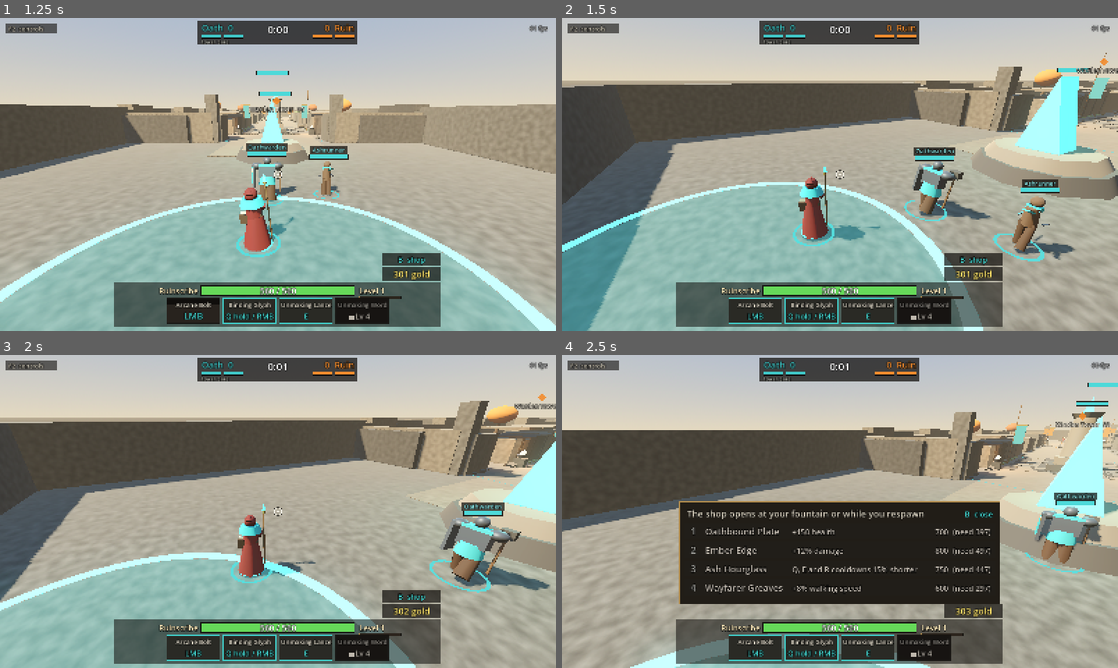
Above: before the commit, frames 1-4 (two rows, left to right).
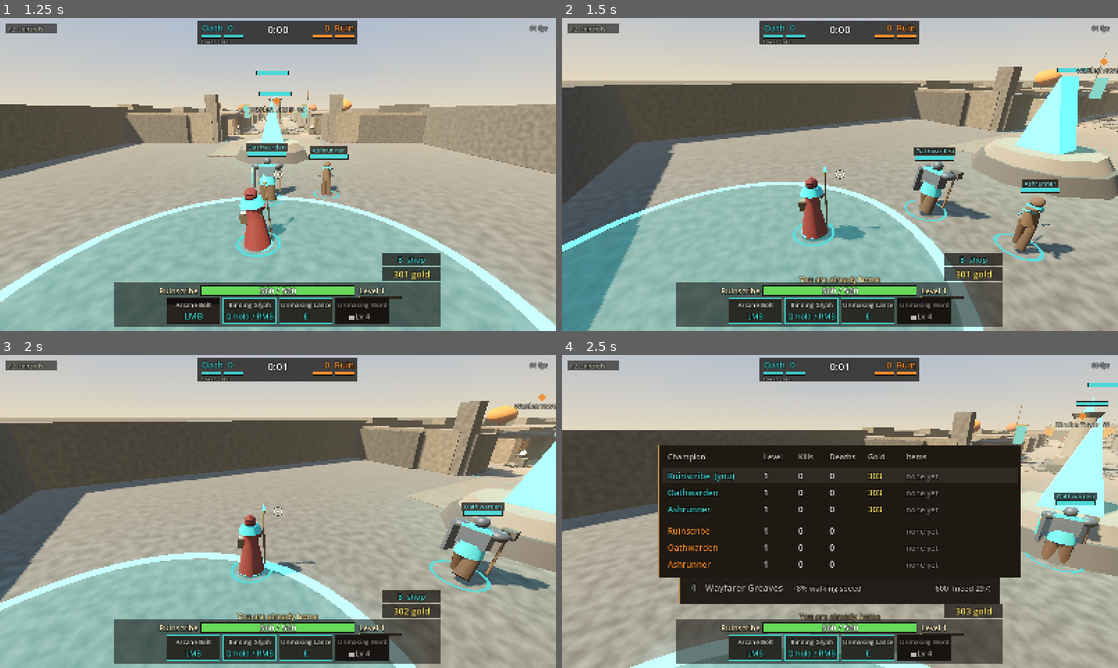
Above: after the commit, the same moments.

Repository: OminaMalum/Oath-and-Ruin
Game: Godot game, scene res://scenes/main.tscn
Same seed, same stepped clock (60 frames per second), same inputs: the game is played once before the commit and once after it.
Inputs (mouse positions are in pixels of both pictures, inside the frame that each line leads up to):
- Up to frame 1 (1.25 s): tap Enter at 0.5 s; move the mouse to (400, 158) at 0.52 s; press the mouse at (400, 158) at 0.53 s; hold D (move_right) from 0.53 s (still down); tap B (shop) at 0.77, 1.07 s; tap T (recall, bound only after the commit) at 0.8 s
- Up to frame 2 (1.5 s): move the mouse to (812, 174) at 1.27 s; release D (move_right) at 1.28 s; release the mouse at (812, 174) at 1.28 s; hold W (move_forward) from 1.28 s (still down); tap T (recall, bound only after the commit) at 1.35 s
- Up to frame 3 (2 s): keep holding W (move_forward); tap B (shop) at 1.52, 1.82 s; tap Tab (scoreboard, bound only after the commit) at 1.55 s
- Up to frame 4 (2.5 s): keep holding W (move_forward); move the mouse to (851, 505) at 2.02 s; hold Tab (scoreboard, bound only after the commit) from 2.03 s (still down); tap B (shop) at 2.3 s

Frame 1 is identical in both runs. In frame 2, 0.2% of the frame differs, in the area x 42-58%, y 82-86%; in frame 3, 0.3%; in frame 4, 16%, in the area x 17-83%, y 28-86%.

Commit message:
Recall (T), Tab scoreboard, bots shop while dead
Recall is a UnitCommand button: stand still 4 s (data/economy.tres) to
return to the fountain; moving, casting, a hit or a stun cancels it with a
reason on screen. Bots recall when retreating or when their next item is
affordable, only when safe. Recall timer in snapshots (protocol version 3).
Hold Tab for a scoreboard with level, kills, deaths, items and own team gold.
Bots buy while dead, as players can.

Co-Authored-By: Claude Opus 5.5 <noreply@anthropic.com>
Claude-Session: https://claude.ai/code/session_01K9SmUkA29QzEXmf1q4eRcR

Diff:
--- a/data/items/ash_hourglass.tres
+++ b/data/items/ash_hourglass.tres
@@ -6,6 +6,7 @@
 script = ExtResource("1_item")
 id = &"ash_hourglass"
 display_name = "Ash Hourglass"
+short_name = "Hourglass"
 description = "Q, E and R cooldowns 15% shorter"
 cost = 750
 cooldown = 0.15
--- a/data/items/ember_edge.tres
+++ b/data/items/ember_edge.tres
@@ -6,6 +6,7 @@
 script = ExtResource("1_item")
 id = &"ember_edge"
 display_name = "Ember Edge"
+short_name = "Edge"
 description = "+12% damage"
 cost = 800
 damage = 0.12
--- a/data/items/oathbound_plate.tres
+++ b/data/items/oathbound_plate.tres
@@ -6,6 +6,7 @@
 script = ExtResource("1_item")
 id = &"oathbound_plate"
 display_name = "Oathbound Plate"
+short_name = "Plate"
 description = "+150 health"
 cost = 700
 health = 150.0
--- a/data/items/wayfarer_greaves.tres
+++ b/data/items/wayfarer_greaves.tres
@@ -6,6 +6,7 @@
 script = ExtResource("1_item")
 id = &"wayfarer_greaves"
 display_name = "Wayfarer Greaves"
+short_name = "Greaves"
 description = "+8% walking speed"
 cost = 600
 move_speed = 0.08
--- a/scripts/control/champion_bot.gd
+++ b/scripts/control/champion_bot.gd
@@ -82,11 +82,16 @@
 
 
 func get_command(unit: Unit) -> UnitCommand:
+	if not unit.alive:
+		# Dead: only shopping, as a player may; no bot state moves.
+		var buy := UnitCommand.new()
+		buy.buy_item = _next_buy(unit)
+		return buy
 	var c := _decide(unit)
 	# The move was decided relative to the wanted facing; keep it in world
 	# terms while the facing is rate limited, so the walk direction holds.
 	var world_move := move_to_world(c.move, c.aim_yaw)
-	if sep_enabled:
+	if sep_enabled and unit.recall_timer <= 0.0 and not c.pressed(UnitCommand.BTN_RECALL):
 		world_move = (world_move + _separation(unit)).limit_length(1.0)
 	# Turn rate limit: the facing moves toward the wanted yaw, never snaps.
 	if _has_yaw:
@@ -126,6 +131,13 @@
 		state = State.RETREAT  # inside a friendly ward it holds a little longer
 	if _route_idx > 0 and flat_distance(pos, fountain) < 4.0:
 		_route_idx = 0  # respawned at home: the old route no longer applies
+	if _wants_recall(unit, hp):
+		# Stand still and recall (the same T press a player makes); walking
+		# on would cancel it, so the bot only does this when nobody is near.
+		c.move = Vector2.ZERO
+		if unit.recall_timer <= 0.0:
+			c.buttons |= UnitCommand.BTN_RECALL
+		return c
 	if state == State.RETREAT and _route_idx > 0:
 		var back := _route_goal(unit, true)  # leave the ruins the way it came in
 		c.aim_yaw = yaw_towards(pos, back)
@@ -532,3 +544,32 @@
 			continue
 		return i + 1 if unit.buy_problem(i + 1).is_empty() else 0
 	return 0
+
+
+## Recall when heading home hurt, or when the next item is affordable and
+## health is down, but only far from home, with no enemy champion within
+## RECALL_SAFE and no hit taken for a moment.
+const RECALL_SAFE := 14.0
+const RECALL_MIN_DISTANCE := 20.0
+func _wants_recall(unit: Unit, hp: float) -> bool:
+	if not unit.shop_point.is_finite() or unit.is_casting():
+		return false
+	if flat_distance(unit.global_position, match_info.fountain(unit.team)) < RECALL_MIN_DISTANCE:
+		return false
+	if _enemy_champion_within(unit, RECALL_SAFE) or authority.time - unit.last_attacked_at < 2.0:
+		return false
+	if state == State.RETREAT:
+		return true
+	return hp < 0.6 and _next_item_cost(unit) <= unit.gold and state == State.PUSH
+
+
+func _next_item_cost(unit: Unit) -> float:
+	for id in unit.def.item_build:
+		for it: ItemDef in Unit.ECONOMY.items:
+			if it.id == id and not unit.items.has(it):
+				return it.cost if unit.items.size() < Unit.ECONOMY.slots else INF
+	return INF
+
+
+func commands_while_dead() -> bool:
+	return true
--- a/scripts/control/human_controller.gd
+++ b/scripts/control/human_controller.gd
@@ -4,6 +4,7 @@
 ## Q: for a ground-target ability, hold to preview where it lands and release
 ## to cast; for any other ability (dash, ward) Q casts on press.
 ## Right mouse: cast the ability immediately (no preview).
+## T: recall to the fountain (stand still; moving or casting cancels it).
 ## B: open or close the shop panel; while it is open, 1 to 4 buy an item.
 
 var rig: CameraRig
@@ -36,6 +37,8 @@
 	elif preview_slot == 1:
 		preview_slot = -1
 		c.buttons |= UnitCommand.BTN_ABILITY_1  # released: cast where the preview was
+	if Input.is_action_just_pressed("recall"):
+		c.buttons |= UnitCommand.BTN_RECALL
 	if Input.is_action_just_pressed("shop"):
 		shop_open = not shop_open
 	if shop_open:
--- a/scripts/control/input_setup.gd
+++ b/scripts/control/input_setup.gd
@@ -12,6 +12,8 @@
 	"upgrade_1": [KEY_1],
 	"upgrade_2": [KEY_2],
 	"shop": [KEY_B],
+	"recall": [KEY_T],
+	"scoreboard": [KEY_TAB],
 	"buy_1": [KEY_1],
 	"buy_2": [KEY_2],
 	"buy_3": [KEY_3],
--- a/scripts/data/economy_def.gd
+++ b/scripts/data/economy_def.gd
@@ -24,5 +24,8 @@
 ## Buy within this distance of the own fountain, or while dead.
 @export var shop_radius: float = 6.0
 @export var slots: int = 4
+## Recall (T): stand still this long to return to the fountain. Moving, any
+## cast, a hit or a stun cancels it.
+@export var recall_time: float = 4.0
 ## Index in this list is the item's number on the shop panel and on the wire.
 @export var items: Array[ItemDef] = []
--- a/scripts/data/item_def.gd
+++ b/scripts/data/item_def.gd
@@ -5,6 +5,8 @@
 
 @export var id: StringName
 @export var display_name: String = ""
+## One word for tight spots (the scoreboard).
+@export var short_name: String = ""
 ## One plain line for the shop panel.
 @export var description: String = ""
 @export var cost: int = 600
--- a/scripts/main.gd
+++ b/scripts/main.gd
@@ -16,6 +16,7 @@
 ##   --champion=ID                      ruinscribe | oathwarden | ashrunner (match and court)
 ##   --shot=PATH [--shot-frames=N]      save a screenshot and quit
 ##   --shop                             open the shop panel (screenshots)
+##   --scoreboard                       show the scoreboard (screenshots)
 ##   --warp=S                           run without drawing until S seconds (needs --fixed-fps 60)
 ##   --follow=N                         spectate: follow champion N (0-2 Oath, 3-5 Ruin)
 ##   --camaudit                         spectate: measure camera obstruction and pops, print CAMAUDIT at the end
@@ -113,6 +114,7 @@
 		rig.follow_unit_yaw = true
 	rig.audit = args.has("camaudit")
 	HumanController.shop_open = args.has("shop")
+	MatchHud.force_scoreboard = args.has("scoreboard")
 	var layer := CanvasLayer.new()
 	add_child(layer)
 	var mh := MatchHud.new()
@@ -237,6 +239,7 @@
 	# Respawn moves the champion across the map: cut to it instead of the
 	# camera flying 90 m over the walls (seen in the camera audit).
 	local_unit.respawned.connect(func() -> void: rig.snap_to_target())
+	local_unit.recalled.connect(func() -> void: rig.snap_to_target())
 	rig.snap_to_target()
 	rig.follow_unit_yaw = autoplay or args.has("netbot")
 	world_view = WorldView.new()
--- a/scripts/match/match_controller.gd
+++ b/scripts/match/match_controller.gd
@@ -123,7 +123,7 @@
 			champions.append(u)
 			if not (team == 0 and slot == 0 and human_slot):
 				u.controller = ChampionBot.new(authority, info, bot_seed * 100 + team * 10 + slot)
-			stats.champions[u.name] = {"team": team, "champion": String(roster[slot].id), "kills": 0, "deaths": 0, "damage_to_champions": 0.0, "damage_to_structures": 0.0, "minion_kills": 0, "level": 1, "upgrade": "", "upgrade_at": -1.0, "gold_earned": 0.0, "items": []}
+			stats.champions[u.name] = {"team": team, "champion": String(roster[slot].id), "kills": 0, "deaths": 0, "damage_to_champions": 0.0, "damage_to_structures": 0.0, "minion_kills": 0, "level": 1, "upgrade": "", "upgrade_at": -1.0, "gold_earned": 0.0, "items": [], "recalls": 0}
 			u.upgraded.connect(func(_slot: int, a: AbilityDef) -> void:
 				stats.champions[u.name].upgrade = String(a.id)
 				stats.champions[u.name].upgrade_at = snappedf(authority.time, 0.1)
@@ -131,6 +131,7 @@
 			u.leveled.connect(func(lv: int) -> void: stats.champions[u.name].level = lv)
 			u.shop_point = info.fountain(team)
 			u.gold = ECONOMY.start_gold
+			u.recalled.connect(func() -> void: stats.champions[u.name].recalls += 1)
 			u.item_bought.connect(func(it: ItemDef) -> void:
 				stats.champions[u.name].items.append({"item": String(it.id), "t": snappedf(authority.time, 0.1)}))
 
--- a/scripts/net/snapshot_codec.gd
+++ b/scripts/net/snapshot_codec.gd
@@ -14,14 +14,14 @@
 ##           u16 health, then each block present in `blocks`, in bit order.
 ## Decoding gives the same per-unit Array the client used before (see FIELDS).
 
-const VERSION := 2
+const VERSION := 3
 ## Packet budget: ENet's default MTU in Godot 4.7.2 (thirdparty/enet/enet.h,
 ## ENET_HOST_DEFAULT_MTU). Godot warns above it for unreliable sends.
 const MTU := 1392
 
 ## Indices of the decoded per-unit Array.
 enum { POS, YAW, HEALTH, ALIVE, PHASE, SLOT, CAST_TIMER, CAST_TARGET, COOLDOWNS, SLOW, SLOW_TIMER,
-	RESPAWN, STUN, DASH_TIMER, DASH_VEL, LEVEL, UPGRADE, MAX_HEALTH, GOLD, ITEMS, FIELD_COUNT }
+	RESPAWN, STUN, DASH_TIMER, DASH_VEL, LEVEL, UPGRADE, MAX_HEALTH, GOLD, ITEMS, RECALL, FIELD_COUNT }
 
 const F_ALIVE := 1
 ## Bits 1-2: cast phase. Bits 3-4: upgrade option picked for slot 1 (0 none).
@@ -33,6 +33,7 @@
 const B_STUN := 16       # u16 timer
 const B_DASH := 32       # u16 timer, s16 x2 velocity cm/s
 const B_PROGRESS := 64   # u8 level, u16 max health, u16 gold, u8 item bits
+const B_RECALL := 128    # u16 timer
 
 ## Timers are u16 in 1/600 s, rounded up: ten steps per 60 Hz tick, so a
 ## timer ends on the same tick on both sides, and up to 109 s.
@@ -95,6 +96,8 @@
 			blocks |= B_DASH
 		if champion or not is_equal_approx(u.max_health, u.def.max_health):
 			blocks |= B_PROGRESS
+		if u.recall_timer > 0.0:
+			blocks |= B_RECALL
 		b.put_u8(flags)
 		b.put_u8(blocks)
 		_put_vec(b, u.global_position)
@@ -125,6 +128,8 @@
 			b.put_u16(_u16(u.max_health))
 			b.put_u16(clampi(floori(u.gold), 0, 65535))
 			b.put_u8(u.item_mask() & 255)
+		if blocks & B_RECALL:
+			b.put_u16(_timer(u.recall_timer))
 	return b.data_array
 
 
@@ -176,6 +181,7 @@
 		s[MAX_HEALTH] = -1.0
 		s[GOLD] = -1.0
 		s[ITEMS] = -1
+		s[RECALL] = 0.0
 		if b.get_available_bytes() < _blocks_size(blocks):
 			return {}
 		if blocks & B_CAST:
@@ -206,6 +212,8 @@
 			s[MAX_HEALTH] = float(b.get_u16())
 			s[GOLD] = float(b.get_u16())
 			s[ITEMS] = b.get_u8()
+		if blocks & B_RECALL:
+			s[RECALL] = b.get_u16() / TIMER_SCALE
 		units[id] = s
 	return {"tick": tick, "ack": ack, "units": units}
 
@@ -220,6 +228,7 @@
 	n += 2 if blocks & B_STUN else 0
 	n += 6 if blocks & B_DASH else 0
 	n += 6 if blocks & B_PROGRESS else 0
+	n += 2 if blocks & B_RECALL else 0
 	return n
 
 
@@ -241,6 +250,7 @@
 	u.stun_timer = s[STUN]
 	u.dash_timer = s[DASH_TIMER]
 	u.dash_velocity = s[DASH_VEL]
+	u.recall_timer = s[RECALL]
 	if s[LEVEL] >= 0:
 		u.level = s[LEVEL]
 		if s[ITEMS] >= 0:
--- a/scripts/sim/combat_authority.gd
+++ b/scripts/sim/combat_authority.gd
@@ -213,6 +213,7 @@
 	target.health -= amount
 	target.last_attacker = source
 	target.last_attacked_at = time
+	target.cancel_recall("Recall cancelled: you were hit")
 	target.damaged.emit(amount, source)
 	unit_damaged.emit(target, amount, source)
 	if a != null and a.slow_amount > 0.0:
--- a/scripts/sim/unit.gd
+++ b/scripts/sim/unit.gd
@@ -58,6 +58,11 @@
 ## From items: multiplies ability cooldowns (Q, E, R) and walking speed.
 var cooldown_mult: float = 1.0
 var speed_mult: float = 1.0
+## Recall home: counts down while the champion stands still; 0 when not recalling.
+signal recall_started
+signal recall_cancelled(reason: String)
+signal recalled
+var recall_timer: float = 0.0
 
 ## Progression (match rules feed xp; the unit applies levels and the pick).
 const LEVEL_XP: Array[float] = [0.0, 220.0, 500.0, 850.0, 1300.0]  # xp to reach levels 1..5
@@ -292,6 +297,8 @@
 		slow_timer -= dt
 		if slow_timer <= 0.0:
 			slow_amount = 0.0
+	if _step_recall(cmd, dt):
+		return
 
 	if cmd.upgrade_choice > 0:
 		choose_upgrade(cmd.upgrade_choice)
@@ -508,6 +515,49 @@
 	dash_hit.clear()
 
 
+## Recall: a press starts it when the champion is free (not casting, not
+## stunned, has a shop). While it runs the unit holds still; a move or any
+## ability press cancels it. Returns true while recalling (the tick is used up).
+func _step_recall(cmd: UnitCommand, dt: float) -> bool:
+	if recall_timer <= 0.0:
+		if cmd.pressed(UnitCommand.BTN_RECALL) and shop_point.is_finite() and not is_casting() \
+				and stun_timer <= 0.0 and dash_timer <= 0.0:
+			if can_shop():
+				cast_rejected.emit(-1, "You are already home")
+				return false
+			recall_timer = ECONOMY.recall_time
+			buffered_slot = -1
+			recall_started.emit()
+		else:
+			return false
+	if cmd.move.length() > 0.1:
+		cancel_recall("Recall cancelled: you moved")
+		return false
+	if cmd.buttons & ~UnitCommand.BTN_RECALL != 0:
+		cancel_recall("Recall cancelled")
+		return false
+	aim_yaw = cmd.aim_yaw
+	rotation.y = aim_yaw
+	velocity = Vector3(0.0, 0.0 if is_on_floor() else velocity.y - GRAVITY * dt, 0.0)
+	move_and_slide()
+	recall_timer -= dt
+	if recall_timer <= 0.0:
+		recall_timer = 0.0
+		global_transform = spawn_transform
+		aim_yaw = spawn_transform.basis.get_euler().y
+		velocity = Vector3.ZERO
+		reset_physics_interpolation()
+		recalled.emit()
+	return true
+
+
+func cancel_recall(reason: String) -> void:
+	if recall_timer <= 0.0:
+		return
+	recall_timer = 0.0
+	recall_cancelled.emit(reason)
+
+
 func interrupt_cast() -> void:
 	dash_timer = 0.0
 	dash_ability = null
@@ -529,6 +579,7 @@
 	if duration <= 0.0:
 		return
 	interrupt_cast()
+	cancel_recall("Recall cancelled: stunned")
 	stun_timer = maxf(stun_timer, duration)
 
 
@@ -548,6 +599,7 @@
 	alive = false
 	health = 0.0
 	interrupt_cast()
+	recall_timer = 0.0
 	slow_amount = 0.0
 	slow_timer = 0.0
 	stun_timer = 0.0
--- a/scripts/sim/unit_command.gd
+++ b/scripts/sim/unit_command.gd
@@ -7,6 +7,8 @@
 const BTN_ABILITY_1 := 2
 const BTN_ABILITY_2 := 4
 const BTN_ABILITY_3 := 8
+## Start a recall to the own fountain (one tick press is enough).
+const BTN_RECALL := 16
 
 ## x = strafe right, y = forward, relative to aim_yaw. Length <= 1.
 var move: Vector2 = Vector2.ZERO
@@ -36,7 +38,7 @@
 	return {"m": move, "y": aim_yaw, "a": aim_point, "b": buttons, "t": target_id, "u": upgrade_choice, "i": buy_item}
 
 
-const ALL_BUTTONS := BTN_ATTACK | BTN_ABILITY_1 | BTN_ABILITY_2 | BTN_ABILITY_3
+const ALL_BUTTONS := BTN_ATTACK | BTN_ABILITY_1 | BTN_ABILITY_2 | BTN_ABILITY_3 | BTN_RECALL
 
 
 ## Rebuilds a command from untrusted data. Wrong types, NaN or infinite
--- a/scripts/ui/hud.gd
+++ b/scripts/ui/hud.gd
@@ -34,6 +34,7 @@
 	p.cast_rejected.connect(func(_slot: int, reason: String) -> void: notice(reason))
 	p.gold_earned.connect(func(g: float, at: Vector3) -> void:
 		_numbers.append({"pos": at + Vector3(0, 2.2, 0), "text": "+%d gold" % roundi(g), "t": 0.0, "gold": true, "life": 1.4}))
+	p.recall_cancelled.connect(func(reason: String) -> void: notice(reason))
 	p.item_bought.connect(func(it: ItemDef) -> void: notice("Bought %s: %s" % [it.display_name, it.description]))
 
 
@@ -254,6 +255,13 @@
 			lcol = Color(0.6, 0.6, 0.6)
 		_text(r.position + Vector2(0, 58), label, 26 if cd > 0.0 and not locked else FONT_SIZE, lcol, HORIZONTAL_ALIGNMENT_CENTER, r.size.x)
 
+	if player.recall_timer > 0.0:
+		# Recall: a bar filling toward home above the ability bar.
+		var rr := Rect2(Vector2(c.x - 200, vs.y - 236), Vector2(400, 22))
+		var f := 1.0 - player.recall_timer / Unit.ECONOMY.recall_time
+		_text(Vector2(rr.position.x, rr.position.y - 10), "Recalling home  %.1f" % player.recall_timer, FONT_SIZE, Palette.TEAL, HORIZONTAL_ALIGNMENT_CENTER, rr.size.x)
+		draw_rect(rr.grow(2), Color(0, 0, 0, 0.7))
+		draw_rect(Rect2(rr.position, Vector2(rr.size.x * f, rr.size.y)), Palette.TEAL)
 	if _notice_t > 0.0:
 		_text(Vector2(0, vs.y - 140), _notice, FONT_SIZE, Color(1.0, 0.85, 0.55, clampf(_notice_t * 2.0, 0, 1)), HORIZONTAL_ALIGNMENT_CENTER, vs.x)
 	if player.is_stunned():
@@ -296,6 +304,7 @@
 			("R  %s (ultimate, level %d)" % [player.get_slot(3).display_name, Unit.ULT_LEVEL]) if player.get_slot(3) else "",
 			"1 or 2  pick an upgrade when offered" if player.upgrade_pending else "",
 			"B  shop at your fountain or while dead, then 1 to 4 to buy" if player.shop_point.is_finite() else "",
+			"T  recall home (stand still %d s)     Tab (hold)  scoreboard" % roundi(Unit.ECONOMY.recall_time) if player.shop_point.is_finite() else "",
 			("F1  dummies fight back: %s" % ("ON" if bot.enabled else "OFF")) if bot else "",
 			"F2  hide this     Esc  free the mouse",
 			("%s: %s" % [player.def.passive_name, player.def.passive_description]) if not player.def.passive_name.is_empty() else "",
--- a/scripts/ui/match_hud.gd
+++ b/scripts/ui/match_hud.gd
@@ -1,7 +1,7 @@
 class_name MatchHud
 extends Control
 ## Match layer over the combat HUD: clock, kills, structure health, a marker
-## on the next enemy structure, and the results screen.
+## on the next enemy structure, the scoreboard (hold Tab) and the results screen.
 
 var match_ctl: MatchController
 var rig: CameraRig
@@ -9,6 +9,8 @@
 var _banner: String = ""
 var _banner_t: float = 0.0
 var _banner_col := Color.WHITE
+## Screenshots: keep the scoreboard up without Tab (--scoreboard).
+static var force_scoreboard: bool = false
 
 
 func setup(m: MatchController, r: CameraRig) -> void:
@@ -63,6 +65,52 @@
 		_text(Vector2(0, 128), _banner, 30, Color(_banner_col, clampf(_banner_t, 0.0, 1.0)), HORIZONTAL_ALIGNMENT_CENTER, vs.x)
 	if match_ctl.over:
 		_results(vs)
+	elif force_scoreboard or Input.is_action_pressed("scoreboard"):
+		_scoreboard(vs)
+
+
+## Every champion in one table: level, kills, deaths, gold and items. Own
+## team first; enemy gold is not shown. Big type, one row per champion.
+func _scoreboard(vs: Vector2) -> void:
+	var me: Unit = rig.target if rig else null
+	var mine := me.team if me else 0
+	var row_h := 48.0
+	var w := 1040.0
+	var x := vs.x * 0.5 - w * 0.5
+	var h := 60.0 + row_h * 6 + 30.0
+	var y := vs.y * 0.5 - h * 0.5
+	draw_rect(Rect2(x - 2, y - 2, w + 4, h + 4), Palette.BRASS)
+	draw_rect(Rect2(x, y, w, h), Color(0.08, 0.07, 0.06, 0.94))
+	var cols := [[24, "Champion"], [300, "Level"], [400, "Kills"], [490, "Deaths"], [600, "Gold"], [710, "Items"]]
+	for col in cols:
+		_text(Vector2(x + col[0], y + 40), col[1], 22, Color(0.8, 0.77, 0.7), HORIZONTAL_ALIGNMENT_LEFT)
+	var row := 0
+	for team in [mine, 1 - mine]:
+		if row == 3:
+			draw_rect(Rect2(x + 16, y + 58 + row * row_h + 8, w - 32, 2), Color(0.4, 0.36, 0.3))
+		for u in match_ctl.champions:
+			if u.team != team:
+				continue
+			var ry := y + 60 + row * row_h + (14.0 if row >= 3 else 0.0)
+			var st: Dictionary = match_ctl.stats.champions.get(u.name, {})
+			var tc := Palette.team_color(team)
+			if u == me:
+				draw_rect(Rect2(x + 8, ry + 4, w - 16, row_h - 4), Color(1, 1, 1, 0.07))
+			var nm := u.def.display_name + ("  (you)" if u == me else "")
+			if not u.alive:
+				nm += "  %d s" % ceili(maxf(u.respawn_timer, 0.0))
+			_text(Vector2(x + 24, ry + 36), nm, 24, tc if u.alive else tc.darkened(0.35), HORIZONTAL_ALIGNMENT_LEFT, 270)
+			_text(Vector2(x + 300, ry + 36), str(u.level), 24, Color.WHITE, HORIZONTAL_ALIGNMENT_LEFT)
+			_text(Vector2(x + 400, ry + 36), str(st.get("kills", 0)), 24, Color.WHITE, HORIZONTAL_ALIGNMENT_LEFT)
+			_text(Vector2(x + 490, ry + 36), str(st.get("deaths", 0)), 24, Color.WHITE, HORIZONTAL_ALIGNMENT_LEFT)
+			if team == mine:
+				_text(Vector2(x + 600, ry + 36), str(floori(u.gold)), 24, Palette.GOLD, HORIZONTAL_ALIGNMENT_LEFT)
+			var names := PackedStringArray()
+			for it in u.items:
+				names.append(it.short_name)
+			_text(Vector2(x + 710, ry + 36), ", ".join(names) if names.size() > 0 else "none yet", 22,
+					Color(0.92, 0.9, 0.84) if names.size() > 0 else Color(0.55, 0.53, 0.5), HORIZONTAL_ALIGNMENT_LEFT, w - 730)
+			row += 1
 
 
 func _small_bar(r: Rect2, f: float, col: Color) -> void:
--- a/tests/run_tests.gd
+++ b/tests/run_tests.gd
@@ -39,7 +39,7 @@
 		"test_second_slot_and_pierce", "test_stun", "test_knife_slow",
 		"test_ultimate_unlock", "test_unmaking_word", "test_unbroken_oath", "test_ashfall",
 		"test_passive_inscribe", "test_passive_resolve", "test_passive_ember", "test_last_hit_xp",
-		"test_gold_and_shop", "test_items_change_stats", "test_bots_buy_items",
+		"test_gold_and_shop", "test_items_change_stats", "test_bots_buy_items", "test_recall",
 		"test_prediction_matches_authority", "test_snapshot_codec_roundtrip", "test_snapshot_fits_packet",
 		"test_net_command_queue", "test_asset_contract",
 	]
@@ -967,6 +967,57 @@
 	await secs(0.5)
 	for c in mc.champions:
 		check(c.items.size() >= 1 and c.items[0].id == c.def.item_build[0], "%s bot buys its first item (%s)" % [c.name, c.items[0].id if c.items.size() > 0 else "none"])
+
+
+func test_recall() -> void:
+	var mc := _match()
+	await ticks(2)
+	var me: Unit = mc.champions[0]
+	var sc := me.controller as ScriptedController
+	var home := me.spawn_transform.origin
+	var away := Vector3(2, 0, 0)
+	me.global_position = away
+	await ticks(1)
+	sc.command.buttons = UnitCommand.BTN_RECALL
+	await ticks(1)
+	sc.command.buttons = 0
+	check(me.recall_timer > 0.0, "T starts a recall")
+	await secs(Unit.ECONOMY.recall_time - 0.5)
+	check(UnitController.flat_distance(me.global_position, away) < 0.1, "still waiting before the time is up")
+	await secs(0.6)
+	check(me.recall_timer == 0.0 and UnitController.flat_distance(me.global_position, home) < 0.1, "home after %.0f s" % Unit.ECONOMY.recall_time)
+	# Moving cancels.
+	var reasons := []
+	me.recall_cancelled.connect(func(r: String) -> void: reasons.append(r))
+	me.global_position = away
+	await ticks(1)
+	sc.command.buttons = UnitCommand.BTN_RECALL
+	await ticks(1)
+	sc.command.buttons = 0
+	sc.command.move = Vector2(0, 1)
+	await ticks(2)
+	sc.command.move = Vector2.ZERO
+	check(me.recall_timer == 0.0 and reasons.size() == 1, "moving cancels the recall")
+	# A hit cancels.
+	sc.command.buttons = UnitCommand.BTN_RECALL
+	await ticks(1)
+	sc.command.buttons = 0
+	authority.apply_damage(mc.champions[3], me, 10.0, SCRIBE.basic_attack)
+	check(me.recall_timer == 0.0 and reasons.size() == 2, "a hit cancels the recall")
+	# Pressing an ability cancels.
+	sc.command.buttons = UnitCommand.BTN_RECALL
+	await ticks(1)
+	sc.command.buttons = UnitCommand.BTN_ATTACK
+	await ticks(1)
+	sc.command.buttons = 0
+	check(me.recall_timer == 0.0 and reasons.size() == 3, "an attack cancels the recall")
+	# The timer reaches network clients.
+	sc.command.buttons = UnitCommand.BTN_RECALL
+	await ticks(1)
+	sc.command.buttons = 0
+	var s: Array = SnapshotCodec.decode(SnapshotCodec.encode(1, 0, 1, SnapshotCodec.encode_units([me]))).units[me.net_id]
+	check(absf(s[SnapshotCodec.RECALL] - me.recall_timer) < 0.01, "recall timer survives a snapshot")
+	check(UnitCommand.from_dict({"b": UnitCommand.BTN_RECALL}).pressed(UnitCommand.BTN_RECALL), "recall survives the command path")
 
 
 # --- Networking: prediction, snapshots, command queue ------------------------
Not shown, changed: docs/DESIGN.md
